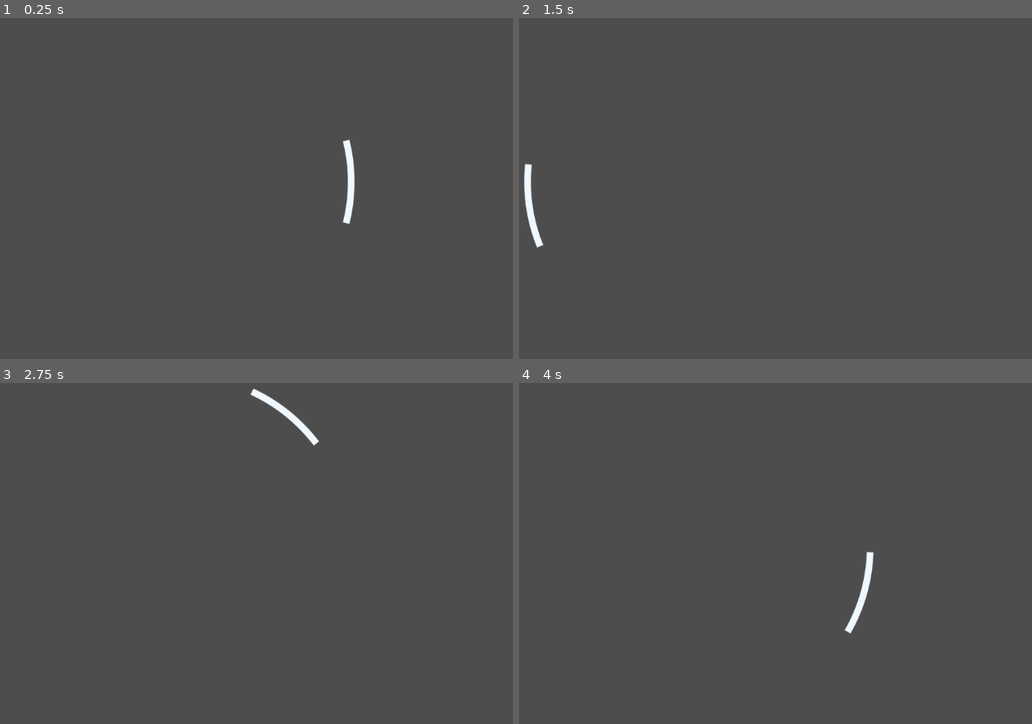
Above: before the commit, frames 1-4 (two rows, left to right).
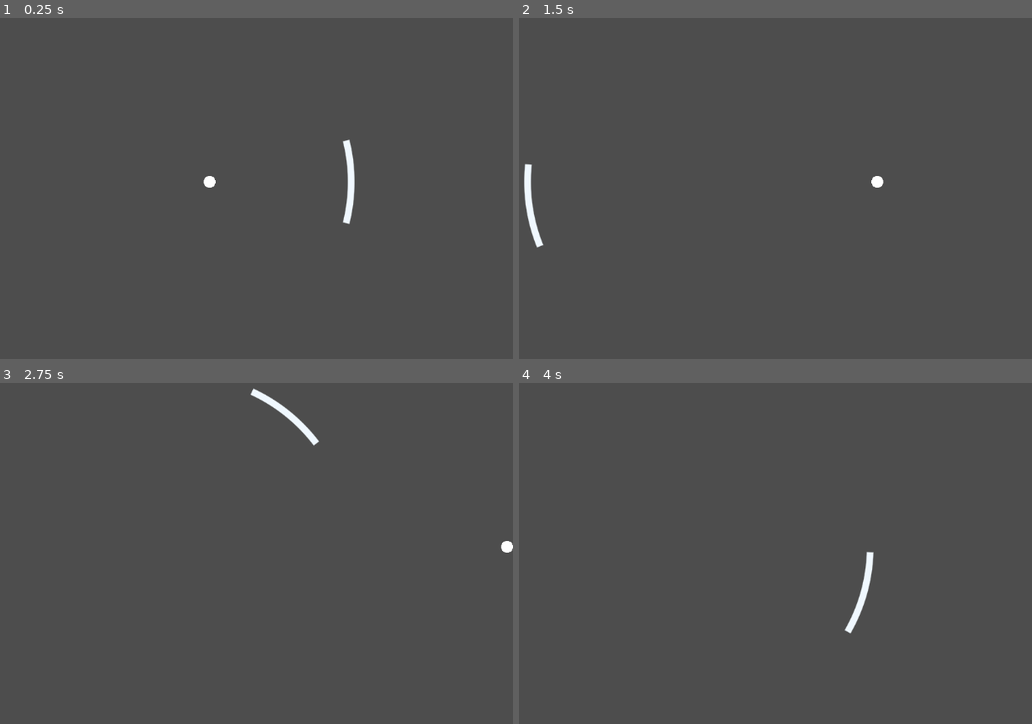
Above: after the commit, the same moments.

Repository: LStace/ball_escape
Game: Godot game, scene res://scenes/main.tscn
Same seed, same stepped clock (60 frames per second), same inputs: the game is played once before the commit and once after it. The project has no main scene, so this scene is started directly. The engine's default icon, where the game draws it, is replaced by a stand-in: a white triangle on a blue panel in a dark square.
Inputs (mouse positions are in pixels of both pictures, inside the frame that each line leads up to):
- Up to frame 1 (0.25 s): no input
- Up to frame 2 (1.5 s): move the mouse to (847, 164) at 0.52 s; move the mouse to (565, 202) at 1.27 s
- Up to frame 3 (2.75 s): move the mouse to (246, 464) at 2.02 s
- Up to frame 4 (4 s): move the mouse to (667, 621) at 2.77 s; tap Enter at 3.5 s; move the mouse to (898, 604) at 3.52 s

The runs differ from the first frame. In frame 1, less than 0.1% of the frame differs, in the area x 39-43%, y 46-50%; in frame 2, less than 0.1%; in frame 3, less than 0.1%, in the area x 97-100%, y 46-50%; in frame 4, nothing differs.

Commit message:
Gave ball an appearance

Diff:
--- a/ball_escape/scenes/main.tscn
+++ b/ball_escape/scenes/main.tscn
@@ -10,6 +10,7 @@
 
 [node name="Main" type="Node2D"]
 script = ExtResource("1_fw1q3")
+metadata/_edit_horizontal_guides_ = [-203.0]
 
 [node name="Ball" parent="." instance=ExtResource("1_i6fym")]
 script = ExtResource("2_ocgju")
--- a/ball_escape/scripts/ball.gd
+++ b/ball_escape/scripts/ball.gd
@@ -15,7 +15,7 @@
 
 # Called every frame. 'delta' is the elapsed time since the previous frame.
 func _process(delta):
-	pass
+	queue_redraw()
 
 
 func _physics_process(delta):
@@ -23,6 +23,8 @@
 	velocity = movement * BASE_SPEED * speed_multiplier
 	move_and_slide()
 
+func _draw():
+	draw_circle(Vector2(0, 0), 10.0, Color.WHITE)
 
 func _on_body_entered(body):
 	#change ball movement when it collides with the paddle
